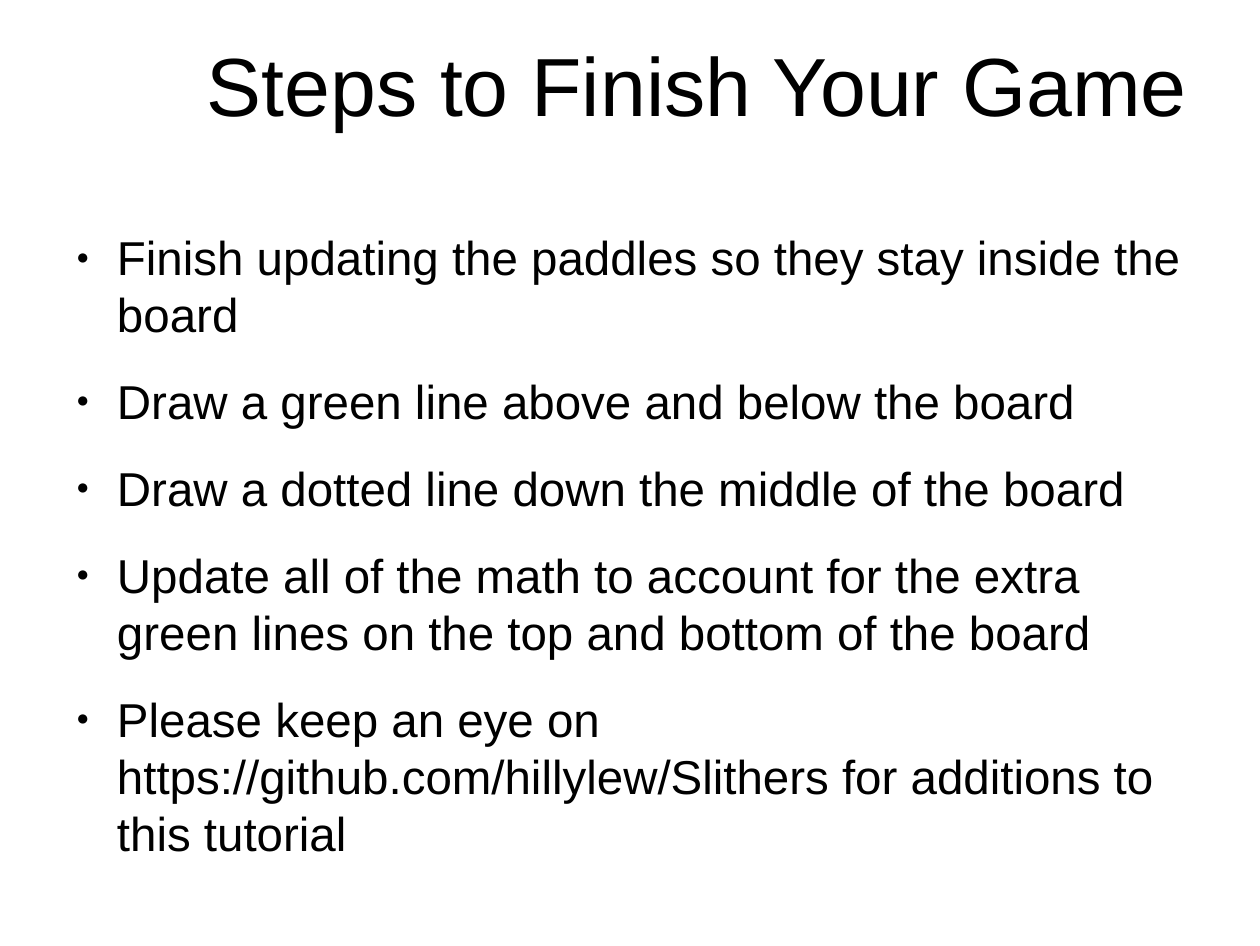
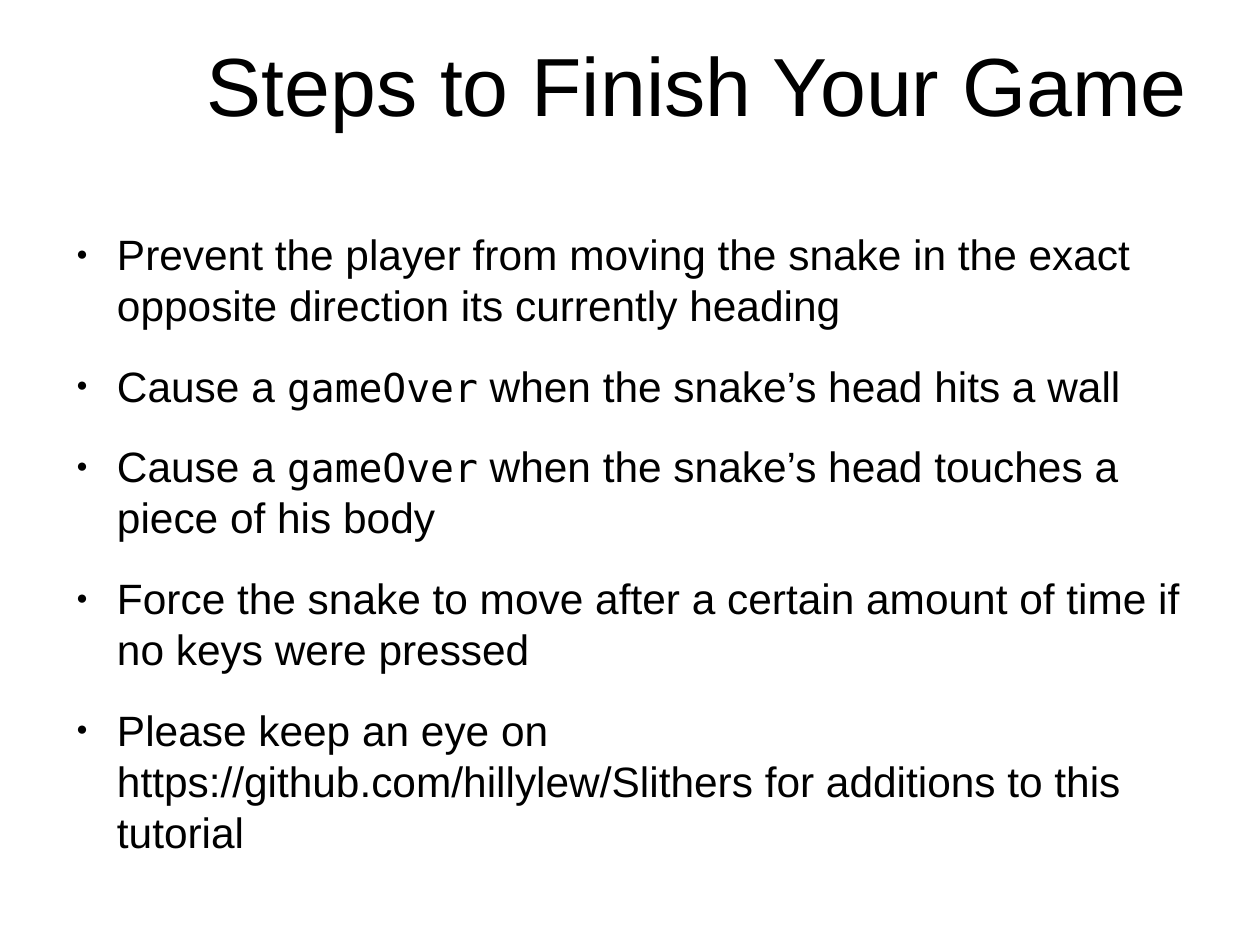
Before and after one commit to originalgrego/Slithers, a slide deck: slide 27 of Slithers - Explorathon 2018.odp (slide 25 before the commit). Drawn at 1260x946 pixels with LibreOffice and Linux fonts; fonts in the diff are those of the drawing; background and template pictures are left out. Boxes give left, top, right and bottom in pixels: in the first picture for what was removed or moved away, otherwise in the second. Text is boxed around its words. In the diff, an @@ line names an element or a change of style, - is before the commit and + after.

Commit message:
Finishing up content of presentation, fixing some code samples, updating code to increase legibility

```diff
--- a/Slithers - Explorathon 2018.odp
+++ b/Slithers - Explorathon 2018.odp
@@ text at <box>117,239,1179,673</box>: text changed; size 29.9 to 26.7 pt @@
-● Finish updating the paddles so they stay inside the board
-● Draw a green line above and below the board
-● Draw a dotted line down the middle of the board
-● Update all of the math to account for the extra green lines on the top and bottom of the board
+● Prevent the player from moving the snake in the exact opposite direction its currently heading
+● Cause a gameOver when the snake’s head hits a wall
+● Cause a gameOver when the snake’s head touches a piece of his body
+● Force the snake to move after a certain amount of time if no keys were pressed
@@ text at <box>117,715,1120,798</box>: size 29.9 to 26.7 pt in "Please keep an eye on https://github.com/hillylew/Slithers f ..." @@
```
Also in this commit, not shown: 16 other slides changed, 2 slides added, 3 other files.
